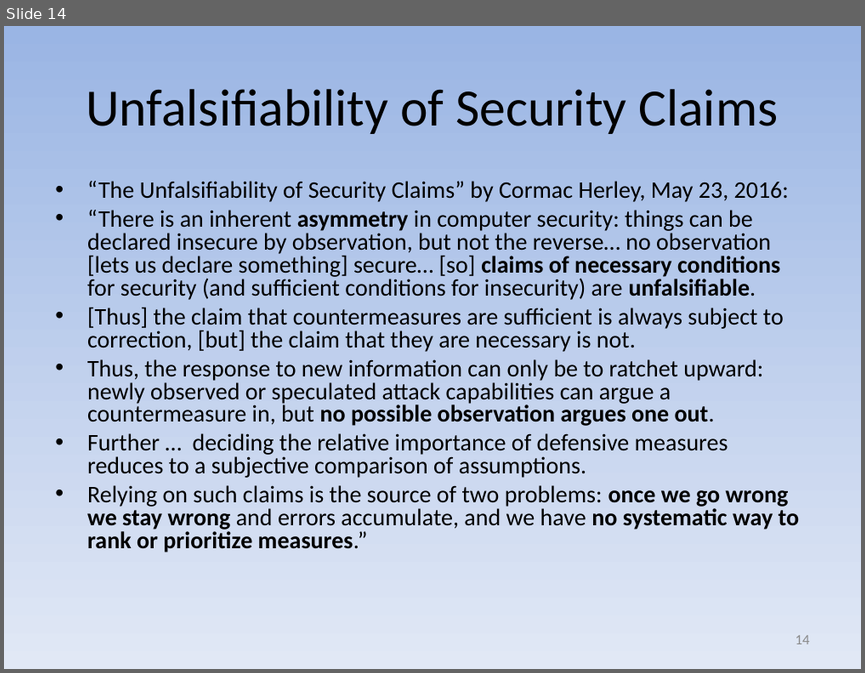
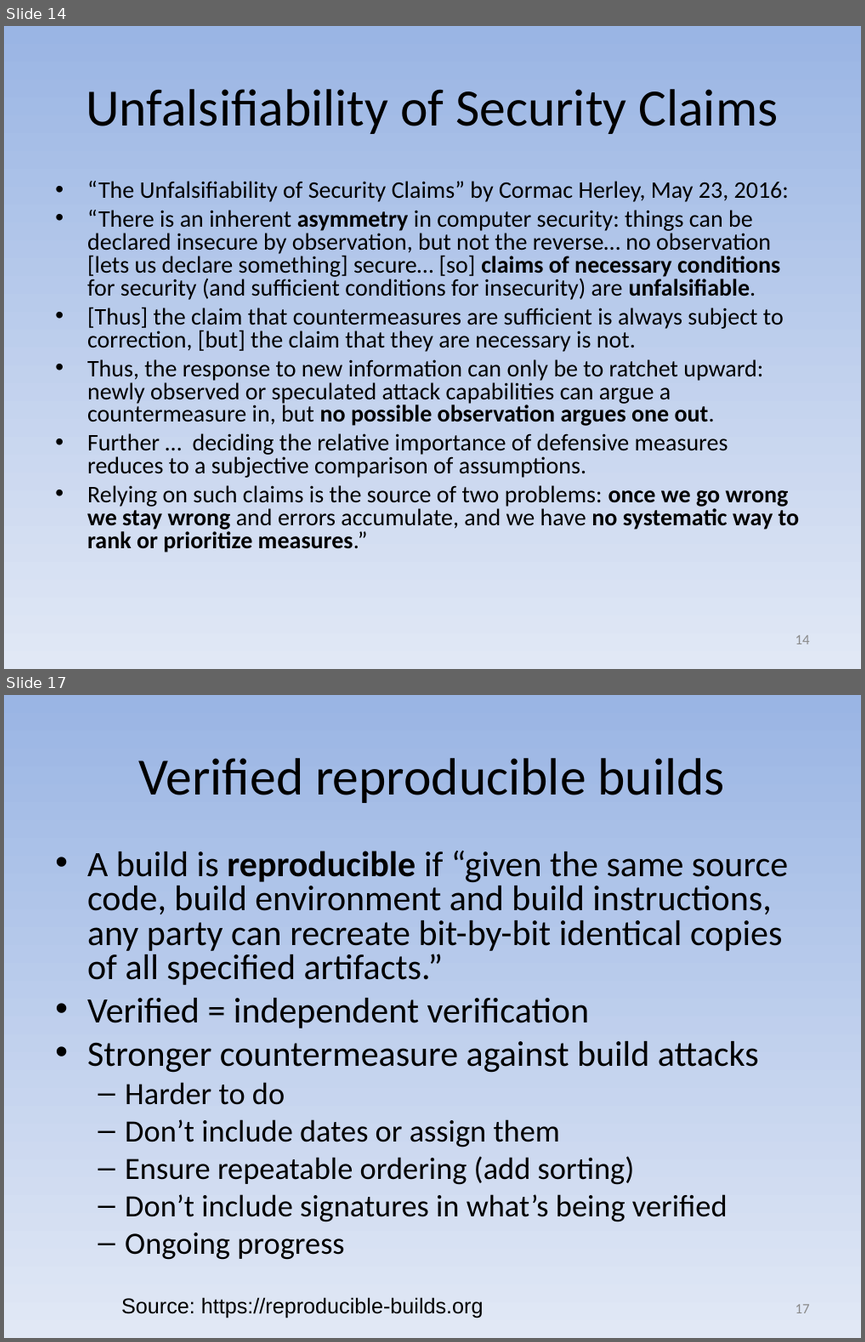
Before and after one commit to david-a-wheeler/david-a-wheeler.github.io, a slide deck: secure-class/presentations/Secure-Software-10-Misc.ppt. Shown one above the other, each under a label of ours: slide 14 before the commit, slides 14 and 17 after it; the slides between them are not shown. The pictures are 865x673 and 865x1342 pixels, drawn with LibreOffice and Linux fonts; fonts in the diff are those of the drawing. Boxes give left, top, right and bottom in pixels: in the first picture for what was removed or moved away, otherwise in the second. Text is boxed around its words. In the diff, an @@ line names an element or a change of style, - is before the commit and + after.

Commit message:
Add reproducible builds to section 10

```diff
--- a/secure-class/presentations/Secure-Software-10-Misc.ppt
+++ b/secure-class/presentations/Secure-Software-10-Misc.ppt
@@ slide 17 added at (4,695,861,1338), background gradient #9AB5E4 to #E1E8F5 @@
@@ title added at (139,758,725,803), 44 pt, text #000000 @@
+Verified reproducible builds
@@ text added at (87,851,788,1259), 30 pt, text #000000 @@
+• A build is reproducible if “given the same source code, build environment and build instructions, any party can recreate bit-by-bit identical copies of all specified artifacts.”
+• Verified = independent verification
+• Stronger countermeasure against build attacks
+  – Harder to do
+  – Don’t include dates or assign them
+  – Ensure repeatable ordering (add sorting)
+  – Don’t include signatures in what’s being verified
+  – Ongoing progress
@@ text added at (121,1297,483,1318), 18 pt, text #000000 @@
+Source: https://reproducible-builds.org
@@ page number added at (795,1304,810,1313), 12 pt, text #898989 @@
+17
```
Also in this commit, not shown: 2 slides changed, 2 other slides added.
